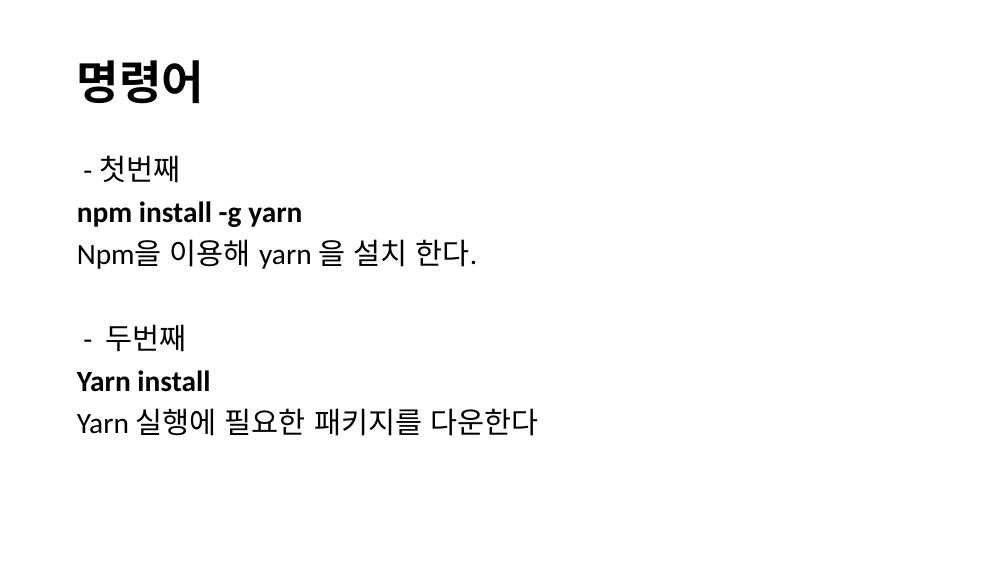
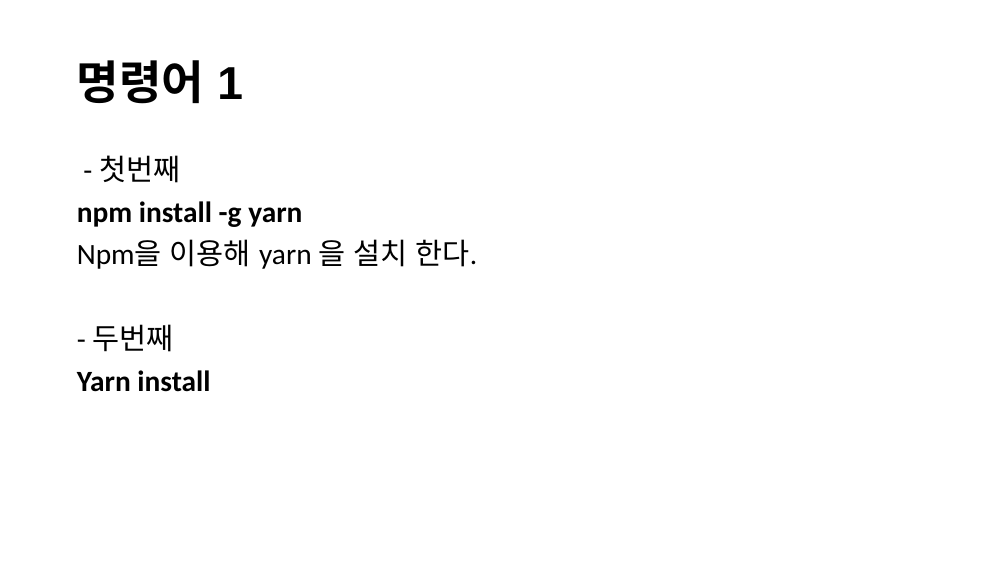
Before and after one commit to Profitah/DoFarming_DOC, a slide deck: slide 2 of 서버관련/Yarn을_이용한_리엑트실행.pptx. Drawn at 1008x567 pixels with LibreOffice and Linux fonts; fonts in the diff are those of the drawing. Boxes give left, top, right and bottom in pixels: in the first picture for what was removed or moved away, otherwise in the second. Text is boxed around its words. In the diff, an @@ line names an element or a change of style, - is before the commit and + after.

Commit message:
yarn 을 이용한 리엑트 실행 v2

```diff
--- a/서버관련/Yarn을_이용한_리엑트실행.pptx
+++ b/서버관련/Yarn을_이용한_리엑트실행.pptx
@@ title at [77, 60, 243, 104]: text changed; font Calibri to Arial @@
-명령어
+명령어 1
@@ text at [77, 408, 538, 436]: paragraph removed @@
-Yarn 실행에 필요한 패키지를 다운한다
```
Also in this commit, not shown: 3 other slides changed.
